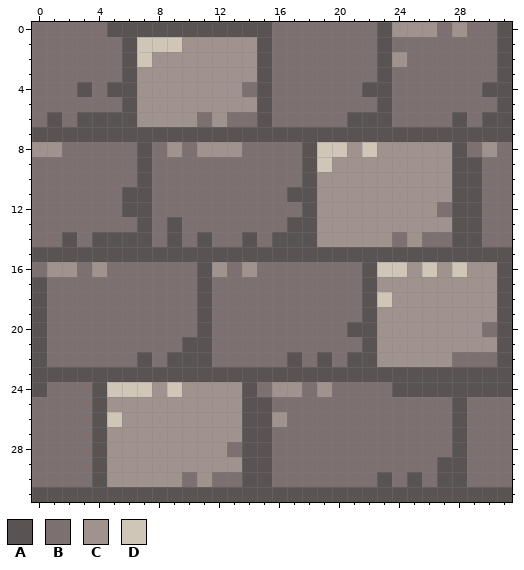
Pixel-art sprite: russianrumble/russianrumble/resources/textures/tiles/brick1.png. The first picture shows the starting point.
The file is 64x64 pixels, drawn in blocks of 2x2; one block is one cell here.
Palette (. is transparent): A #5a5353  B #7d7071  C #a0938e  D #cfc6b8
Pixels before, first column x 0:
 0 BBBBBAAAAAAAAAAABBBBBBBACCCBCBBA
 1 BBBBBBADDDCCCCCABBBBBBBABBBBBBBA
 2 BBBBBBADCCCCCCCABBBBBBBACBBBBBBA
 3 BBBBBBACCCCCCCCABBBBBBBABBBBBBBA
 4 BBBABAACCCCCCCBABBBBBBAABBBBBBAA
 5 BBBBBBACCCCCCCCABBBBBBBABBBBBBBA
 6 BABAAAACCCCBCBBABBBBBAAABBBBABAA
 7 AAAAAAAAAAAAAAAAAAAAAAAAAAAAAAAA
 8 CCBBBBBABCBCCCBBBBADDCDCCCCCABCB
 9 BBBBBBBABBBBBBBBBBADCCCCCCCCAABB
10 BBBBBBBABBBBBBBBBBACCCCCCCCCAABB
11 BBBBBBAABBBBBBBBBAACCCCCCCCCAABB
12 BBBBBBAABBBBBBBBBBACCCCCCCCBAABB
13 BBBBBBBABABBBBBBBAACCCCCCCCCAABB
14 BBABAAAABABABBABAAACCCCCBCBBAABB
15 AAAAAAAAAAAAAAAAAAAAAAAAAAAAAAAA
16 BCCBCBBBBBBACBCBBBBBBBADDCDCDCCA
17 ABBBBBBBBBBABBBBBBBBBBACCCCCCCCA
18 ABBBBBBBBBBABBBBBBBBBBADCCCCCCCA
19 ABBBBBBBBBBABBBBBBBBBBACCCCCCCCA
20 ABBBBBBBBBBABBBBBBBBBAACCCCCCCBA
21 ABBBBBBBBBAABBBBBBBBBBACCCCCCCCA
22 ABBBBBBABAAABBBBBABABAACCCCCBBBA
23 AAAAAAAAAAAAAAAAAAAAAAAAAAAAAAAA
24 ABBBADDDCDCCCCABCCBCBBBBAAAAAAAA
25 BBBBACCCCCCCCCAABBBBBBBBBBBBABBB
26 BBBBADCCCCCCCCAACBBBBBBBBBBBABBB
27 BBBBACCCCCCCCCAABBBBBBBBBBBBABBB
28 BBBBACCCCCCCCBAABBBBBBBBBBBBABBB
29 BBBBACCCCCCCCCAABBBBBBBBBBBAABBB
30 BBBBACCCCCBCBBAABBBBBBBABABAABBB
31 AAAAAAAAAAAAAAAAAAAAAAAAAAAAAAAA
New version:
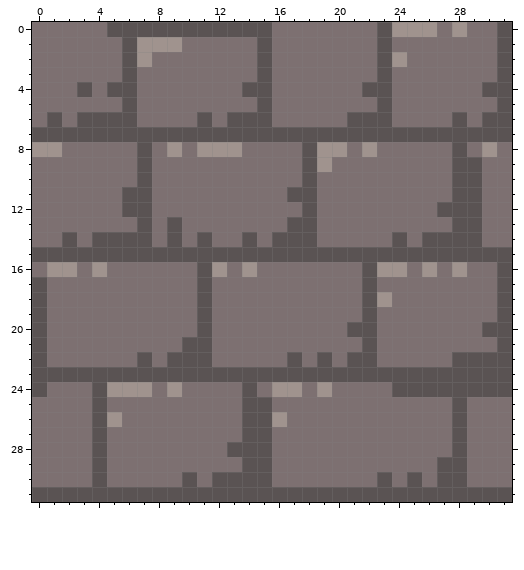
Edits made:
Colour B gives way to colour A in row 4 at x 14; in row 6 at x 11 and 13 to 14; in row 12 at x 27; in row 14 at x 24 and 26 to 27; in row 20 at x 30; in row 22 at x 28 to 30.
Colour B gives way to colour A in row 28 at x 13; in row 30 at x 10 and 12 to 13.
Colour C gives way to colour B in row 1 at x 10 to 14; in row 2 at x 8 to 14; in row 3 at x 7 to 14; in row 4 at x 7 to 13; in row 5 at x 7 to 14; in row 6 at x 7 to 10 and 12.
Colour C gives way to colour B in row 8 at x 21 and 23 to 27; in row 9 at x 20 to 27; in rows 10 to 11 at x 19 to 27; in row 12 at x 19 to 26; in row 13 at x 19 to 27; in row 14 at x 19 to 23 and 25.
Colour C gives way to colour B in row 16 at x 25, 27 and 29 to 30; in row 17 at x 23 to 30; in row 18 at x 24 to 30; in row 19 at x 23 to 30; in row 20 at x 23 to 29; in row 21 at x 23 to 30.
Colour C gives way to colour B in row 22 at x 23 to 27; in row 24 at x 8 and 10 to 13; in row 25 at x 5 to 13; in row 26 at x 6 to 13; in row 27 at x 5 to 13; in row 28 at x 5 to 12.
Colour C gives way to colour B in row 29 at x 5 to 13; in row 30 at x 5 to 9 and 11.
Colour D gives way to colour C in row 1 at x 7 to 9; in row 2 at x 7; in row 8 at x 19 to 20 and 22; in row 9 at x 19; in row 16 at x 23 to 24, 26 and 28; in row 18 at x 23.
Colour D gives way to colour C in row 24 at x 5 to 7 and 9; in row 26 at x 5.
